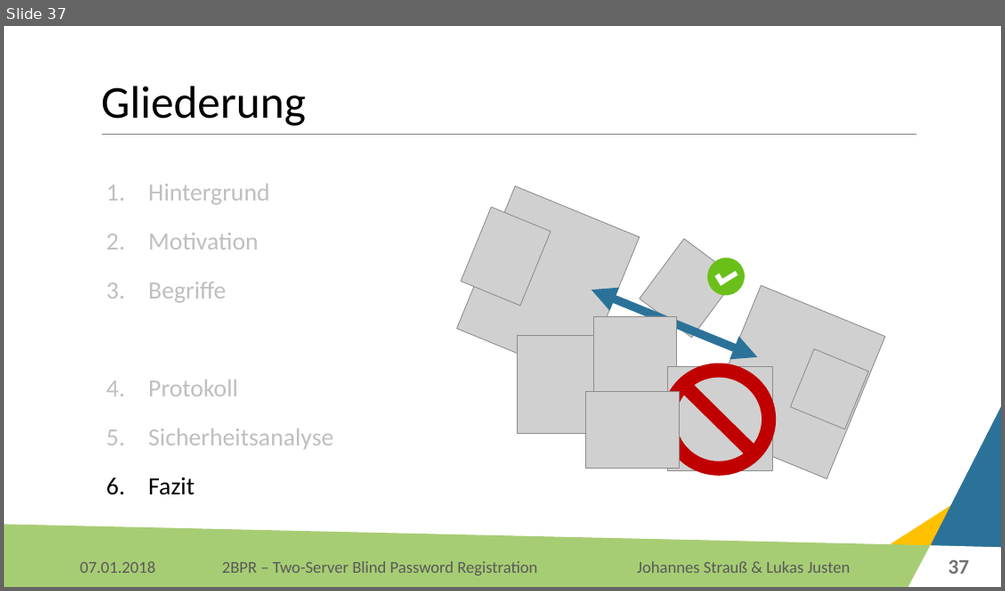
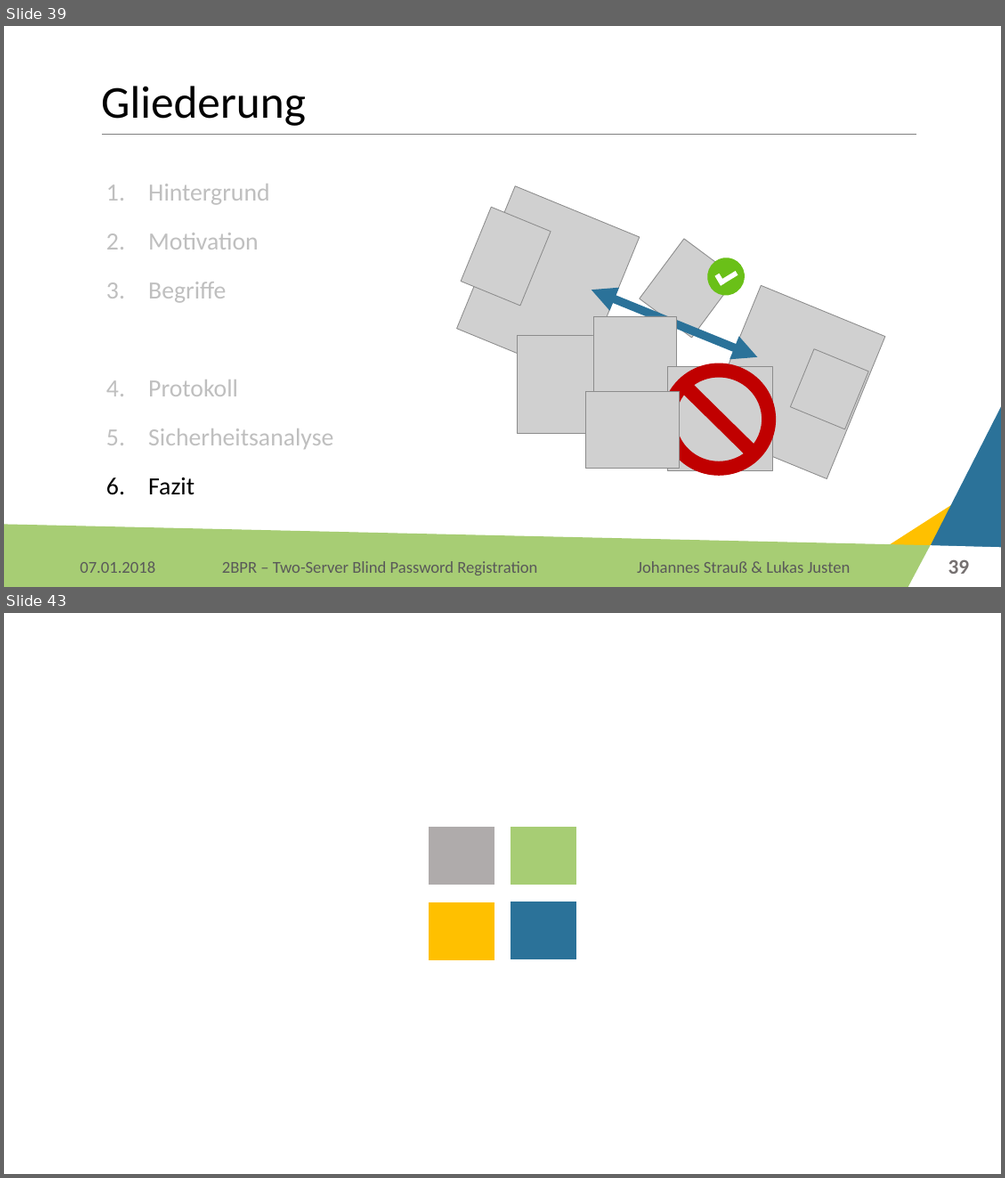
Before and after one commit to Lukas-Justen/IT-Security-2BPR, a slide deck: 2BPR.pptx. Shown one above the other, each under a label of ours: slide 37 before the commit, slides 39 and 43 after it; the slides between them are not shown. The pictures are 1005x591 and 1005x1178 pixels, drawn with LibreOffice and Linux fonts; fonts in the diff are those of the drawing; grey boxes stand for pictures; background and template pictures are left out. Boxes give left, top, right and bottom in pixels: in the first picture for what was removed or moved away, otherwise in the second. Text is boxed around its words. In the diff, an @@ line names an element or a change of style, - is before the commit and + after.

```diff
--- a/2BPR.pptx
+++ b/2BPR.pptx
@@ slide 43 added at (4, 613, 1001, 1174), background #FFFFFF; not listed: 3 template elements that a slide beside it also shows @@
@@ rectangle added at (91, 625, 938, 730), fill #FFFFFF, outline #FFFFFF 1 pt @@
@@ rectangle added at (4, 815, 1001, 1174), fill #FFFFFF, outline #FFFFFF 1 pt @@
@@ group added at (429, 827, 576, 959): 4 rectangles @@
@@ what was slide 37 is now slide 39 @@
@@ page number at (948, 559, 970, 573): text changed @@
-37
+39
```
Also in this commit, not shown: 11 slides changed, 2 other slides added, 1 slide removed, 1 other file.
